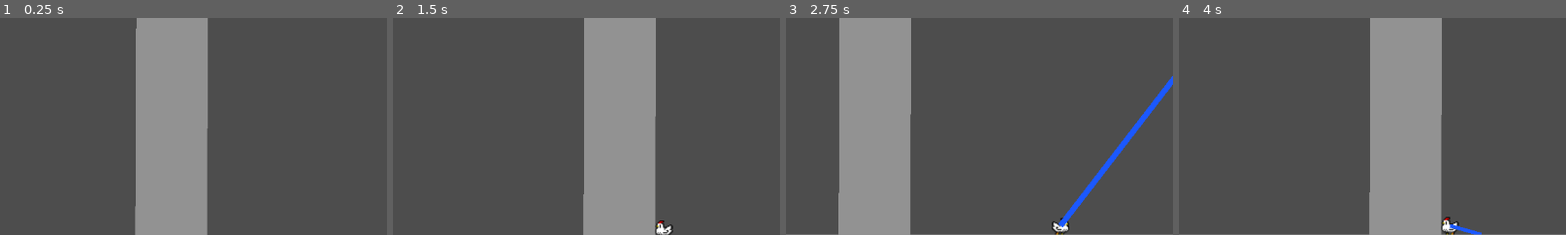
Above: before the commit, frames 1-4 (left to right).
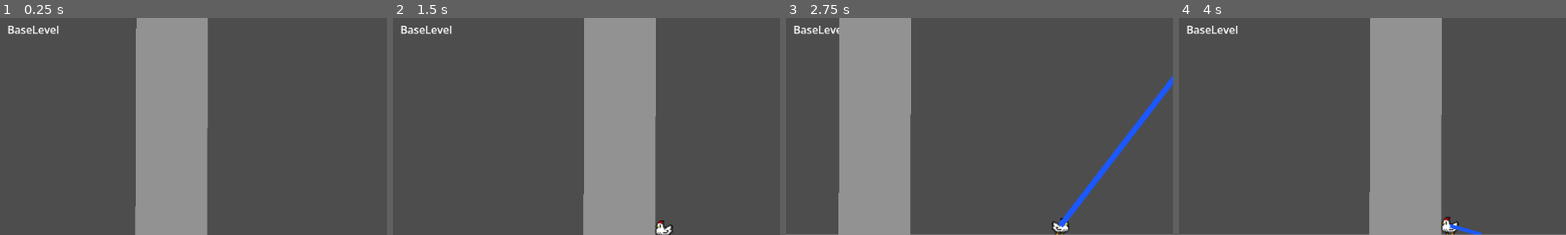
Above: after the commit, the same moments.

Repository: mgi-dev/size-them-up
Game: Godot game, scene res://scenes/levels/base_level.tscn
Two runs of this game, one before a commit and one after it. Both use one fixed random seed, a clock stepped at 60 frames per second and the inputs below.
Inputs (mouse positions are % of the whole screen's width and height, from its top left):
- Up to frame 1 (0.25 s): no input
- Up to frame 2 (1.5 s): move the mouse to (72, 45) at 0.52 s; hold Right mouse button (size_down) 0.53-1.28 s; hold A (player_move_right) from 0.53 s (still down); tap Space (player_jump) at 0.77 s; move the mouse to (30, 55) at 1.27 s; click (30, 55) at 1.35 s
- Up to frame 3 (2.75 s): tap Space (player_jump) at 1.52 s; tap Enter at 2 s; move the mouse to (60, 28) at 2.02 s; release A (player_move_right) at 2.03 s; hold D (player_move_left) from 2.03 s (still down); hold Right mouse button (size_down) from 2.03 s (still down)
- Up to frame 4 (4 s): move the mouse to (45, 70) at 2.77 s; release D (player_move_left) at 2.78 s; release Right mouse button (size_down) at 2.78 s; hold A (player_move_right) from 2.78 s (still down); click (45, 70) at 2.85 s; tap Space (player_jump) at 3.02, 3.77 s; move the mouse to (80, 65) at 3.52 s; hold Right mouse button (size_down) from 3.53 s (still down)
The pictures show only the part of the screen within x 15-65%, y 2-52%; the shares and areas given below are measured in that part.

The runs differ from the first frame. In frame 1, 0.3% of the frame differs, in the area x 2-16%, y 3-8%; in frame 2, 0.3%; in frame 3, 0.3%; in frame 4, 0.3%.

Commit message:
add debug info display

Diff:
--- a/scenes/levels/base_level.tscn
+++ b/scenes/levels/base_level.tscn
@@ -3,6 +3,7 @@
 [ext_resource type="PackedScene" uid="uid://bldfpa3blq6jy" path="res://scenes/characters/player/player.tscn" id="1_md458"]
 [ext_resource type="Script" uid="uid://bhob24jboj3e1" path="res://scenes/levels/base_level.gd" id="1_ukglk"]
 [ext_resource type="PackedScene" uid="uid://cjenegqkyul3s" path="res://scenes/ui/camera/camera.tscn" id="2_uk53i"]
+[ext_resource type="PackedScene" uid="uid://ce4p0x7jmejpa" path="res://scenes/ui/debug_display/scene_info.tscn" id="4_3rriw"]
 [ext_resource type="PackedScene" uid="uid://cdtat8xupelfn" path="res://scenes/ui/size_gauge/size_gauge.tscn" id="4_wwrw0"]
 [ext_resource type="PackedScene" uid="uid://dolyu31t53k65" path="res://scenes/landscape/GreyBloc.tscn" id="6_3rriw"]
 
@@ -16,6 +17,9 @@
 position = Vector2(-456, -64)
 scale = Vector2(1, 1.0069584)
 
+[node name="SceneInfo" parent="Camera" unique_id=1796122062 instance=ExtResource("4_3rriw")]
+position = Vector2(-368, -288)
+
 [node name="Player" parent="." unique_id=217472232 instance=ExtResource("1_md458")]
 position = Vector2(32, 624)
 
--- /dev/null
+++ b/scenes/levels/debug.tscn
@@ -0,0 +1,5 @@
+[gd_scene format=3 uid="uid://ck7rpm0lni6wt"]
+
+[ext_resource type="PackedScene" uid="uid://dfqw1xr5wsq0q" path="res://scenes/levels/base_level.tscn" id="1_nwlxf"]
+
+[node name="BaseLevel" unique_id=1818539085 instance=ExtResource("1_nwlxf")]
--- a/scenes/levels/stairs.tscn
+++ /dev/null
@@ -1,35 +0,0 @@
-[gd_scene format=3 uid="uid://tvapy2nmb4dv"]
-
-[ext_resource type="PackedScene" uid="uid://bldfpa3blq6jy" path="res://scenes/characters/player/player.tscn" id="1_m6nbs"]
-[ext_resource type="PackedScene" uid="uid://c513vd3w5aj6j" path="res://scenes/resizable/rect_resizable.tscn" id="2_fnp8j"]
-[ext_resource type="PackedScene" uid="uid://cdtat8xupelfn" path="res://scenes/ui/size_gauge/size_gauge.tscn" id="3_fnp8j"]
-
-[node name="Stairs" type="Node2D" unique_id=706268353]
-
-[node name="StaticBody2D" type="StaticBody2D" parent="." unique_id=1430677686]
-
-[node name="Polygon2D" type="Polygon2D" parent="StaticBody2D" unique_id=2047690293]
-polygon = PackedVector2Array(21, 307, 697, 307, 697, 355, 18, 356)
-
-[node name="CollisionPolygon2D" type="CollisionPolygon2D" parent="StaticBody2D" unique_id=650515627]
-polygon = PackedVector2Array(20, 305, 696, 306, 695, 355, 16, 355)
-
-[node name="Player" parent="." unique_id=217472232 instance=ExtResource("1_m6nbs")]
-position = Vector2(51, 279)
-
-[node name="ResizableV2" parent="." unique_id=2113696681 instance=ExtResource("2_fnp8j")]
-position = Vector2(203, 225)
-scale = Vector2(1.5600001, 1.5600001)
-
-[node name="ResizableV3" parent="." unique_id=622839987 instance=ExtResource("2_fnp8j")]
-position = Vector2(339, 192)
-scale = Vector2(1.2990484, 4.589756)
-
-[node name="ResizableV4" parent="." unique_id=976304671 instance=ExtResource("2_fnp8j")]
-position = Vector2(472, 271)
-
-[node name="ResizableV5" parent="." unique_id=58262826 instance=ExtResource("2_fnp8j")]
-position = Vector2(575, 274)
-
-[node name="SizeGauge" parent="." unique_id=1367314203 instance=ExtResource("3_fnp8j")]
-position = Vector2(675, 291)
--- /dev/null
+++ b/scenes/ui/debug_display/scene_info.gd
@@ -0,0 +1,12 @@
+extends Node2D
+
+@onready var info_text: Label = $Label
+
+# Called when the node enters the scene tree for the first time.
+func _ready():
+	info_text.text = get_tree().current_scene.name
+
+
+# Called every frame. 'delta' is the elapsed time since the previous frame.
+func _process(delta):
+	pass
--- /dev/null
+++ b/scenes/ui/debug_display/scene_info.tscn
@@ -0,0 +1,13 @@
+[gd_scene format=3 uid="uid://ce4p0x7jmejpa"]
+
+[ext_resource type="Script" uid="uid://ch24wddbbqnl5" path="res://scenes/ui/debug_display/scene_info.gd" id="1_d8j8n"]
+
+[node name="SceneInfo" type="Node2D" unique_id=1796122062]
+script = ExtResource("1_d8j8n")
+
+[node name="Label" type="Label" parent="." unique_id=695345255]
+offset_left = -24.0
+offset_top = -16.0
+offset_right = 24.0
+offset_bottom = 15.0
+text = "lorem ipsum"
Not shown, added: scenes/ui/debug_display/scene_info.gd.uid
